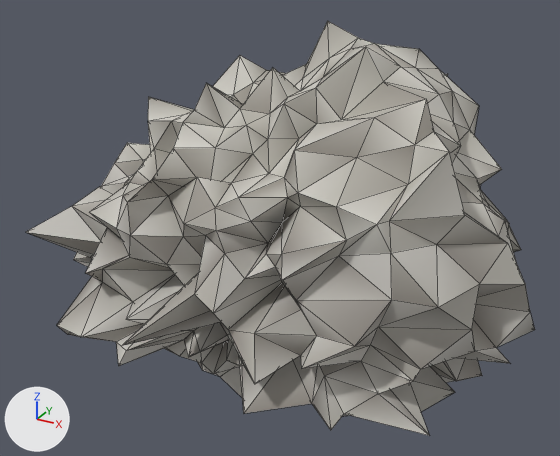
The glTF model resources/models/rocks/rock_large.glb, before and after one commit.
Before and after are seen from a 50 mm camera at (3.39, -6.61, 3.58) aimed at (-0.11, -0.25, 0.4). Lighting does not change. The marker at lower left points along +X, +Y and +Z. The first picture is the older version. Mesh edges are drawn as thin lines. Vertices at exactly the same position are counted once.

Objects in the first picture: 'rock_large'.
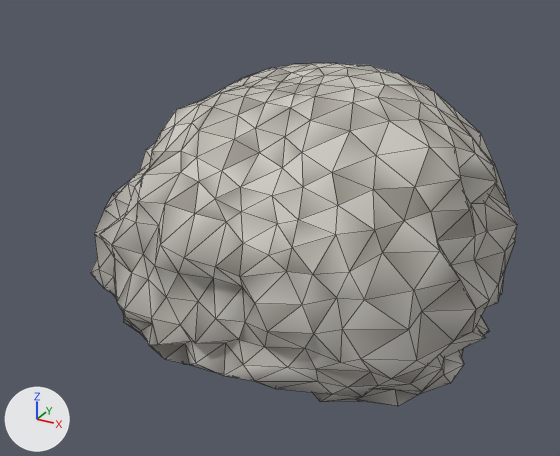
Where the change shows, as pixel boxes (x1, y1, x2, y2) in the pictures (560 x 456 px; the box of a moved part takes in the faces that stretch with it):
'rock_large', reshaped, recoloured (16% narrower, 17% shorter)
    before: (26, 21, 535, 436)
    after: (90, 63, 517, 406)
part 1 of me_icosphere_002, moved or reshaped
    before: (26, 21, 535, 436)
    after: (90, 63, 517, 406)
part 2 of me_icosphere_002, recoloured
    before: (27, 21, 530, 435)
    after: (90, 64, 517, 402)
part 3 of me_icosphere_002, recoloured
    before: (26, 25, 481, 436)
    after: (95, 64, 515, 406)
part 4 of me_icosphere_002, recoloured
    before: (86, 45, 525, 435)
    after: (115, 63, 517, 406)

The change in detail:
me_icosphere_002 is used by ob_rock_large; location (0.0, 0.0, 0.0).
me_icosphere_002 had 642 vertices, 1280 faces and spanned x -2.41..2.5, y -2.67..2.51, z -1.26..2.4.
me_icosphere_002 now has 642 vertices, 1280 faces and spans x -2.11..2.14, y -1.99..2.17, z -1.12..1.99.
me_icosphere_002 part 1: 642 of 642 vertices moved; they spanned x -2.41..2.5, y -2.67..2.51, z -1.26..2.4 and now span x -2.11..2.14, y -1.99..2.17, z -1.12..1.99; mean shift (-0.01, 0.0, -0.03).
me_icosphere_002 part 2: 571 faces centred in x -2.2..2.27, y -2.09..2.36, z -1.17..2.26 are repainted in the vertex colours; the middle colour goes from grey #aeaba3 to grey #b2afa7.
me_icosphere_002 part 3: 279 faces centred in x -2.05..2.11, y -2.03..2.29, z -1.18..2.25 are repainted in the vertex colours; the middle colour goes from light grey #c9c6bf to grey #b2aea7.
me_icosphere_002 part 4: 247 faces centred in x -2.17..2.34, y -1.89..2.15, z -1.06..2.21 are repainted in the vertex colours; the middle colour goes from grey #aeaba3 to light grey #c8c5bf.
